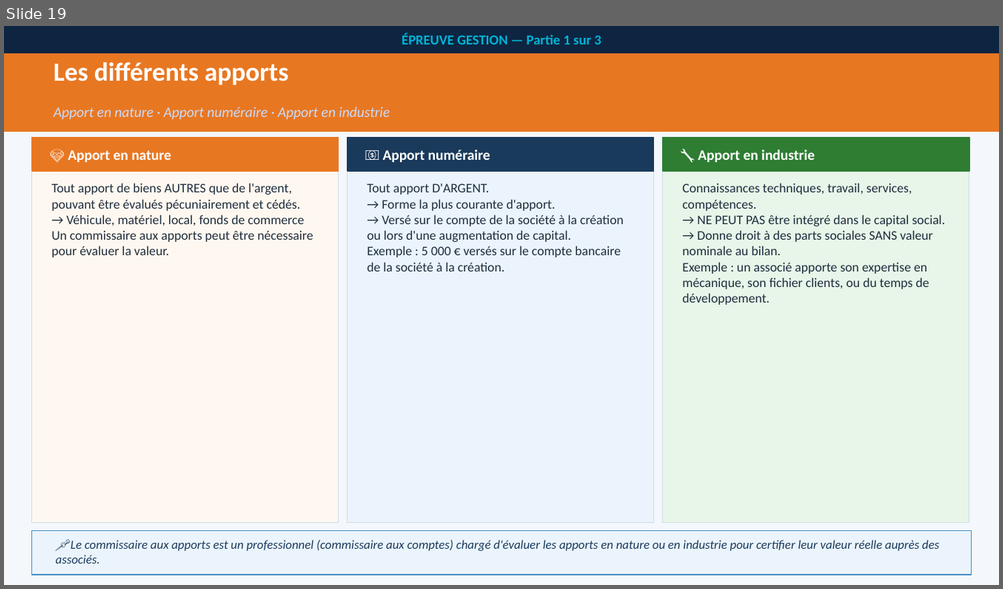
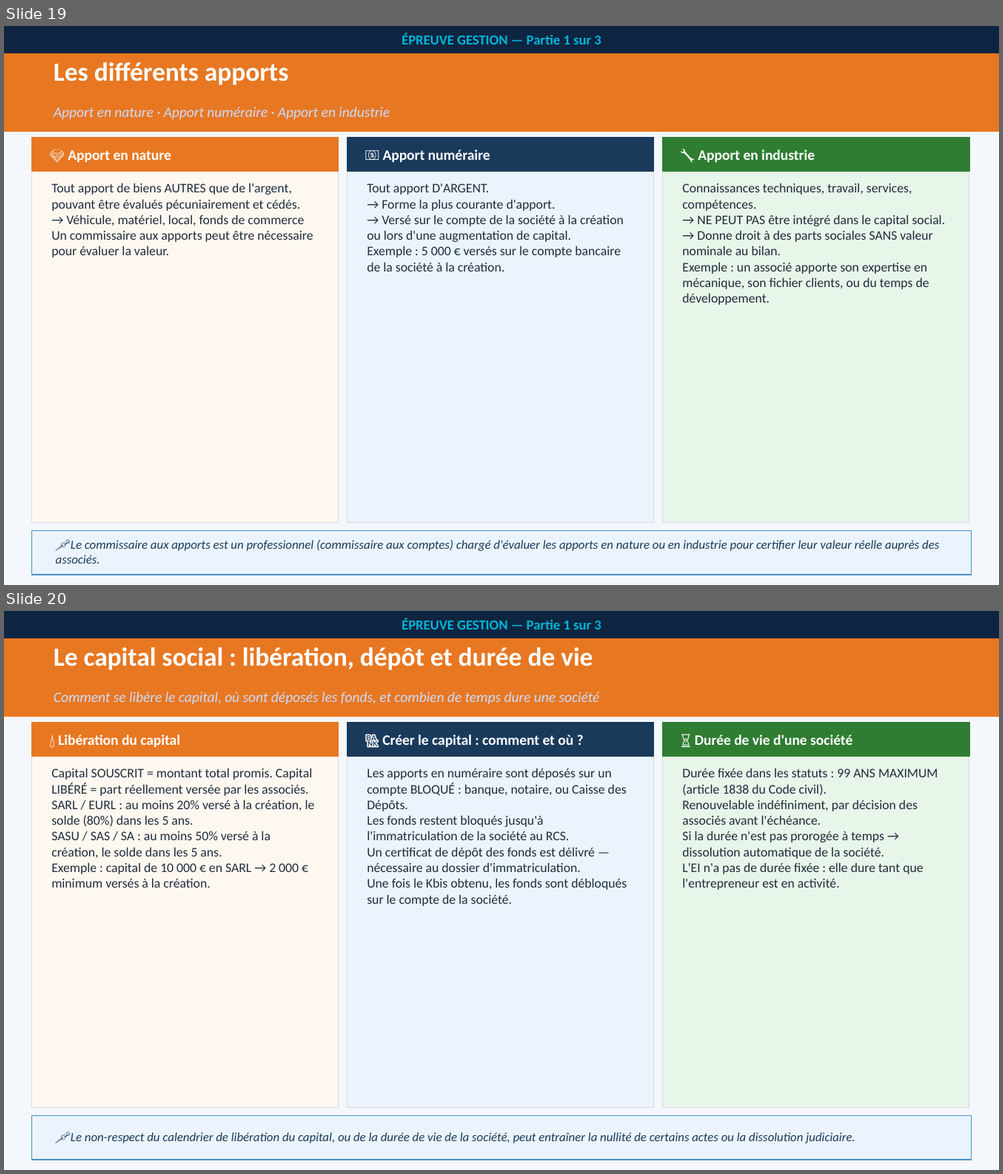
Before and after one commit to nanouf69/insight-learn-manage, a slide deck: public/cours/vtc/B_Gestion_partie_1.pptx. Shown one above the other, each under a label of ours: slide 19 before the commit, slides 19 and 20 after it. The pictures are 1003x589 and 1003x1174 pixels, drawn with LibreOffice and Linux fonts; fonts in the diff are those of the drawing. Boxes give left, top, right and bottom in pixels: in the first picture for what was removed or moved away, otherwise in the second. Text is boxed around its words. In the diff, an @@ line names an element or a change of style, - is before the commit and + after.

```diff
--- a/public/cours/vtc/B_Gestion_partie_1.pptx
+++ b/public/cours/vtc/B_Gestion_partie_1.pptx
@@ slide 20 added at [4,611,999,1170], background #FFFFFF @@
@@ rectangle added at [4,611,999,1170], fill #F4F7FB, outline #F4F7FB 1 pt @@
@@ rectangle added at [4,611,999,716], fill #E87722, outline #E87722 1 pt @@
@@ rectangle added at [4,611,999,639], fill #0D2540, 10 pt, text #00B4D8, bold @@
+ÉPREUVE GESTION — Partie 1 sur 3
@@ text added at [54,647,592,670], 19 pt, text #FFFFFF, bold @@
+Le capital social : libération, dépôt et durée de vie
@@ text added at [54,692,600,704], 10.5 pt, text #CADCFC, italic @@
+Comment se libère le capital, où sont déposés les fonds, et combien de temps dure une société
@@ rectangle added at [32,723,338,1108], fill #FFF8F0, outline #D0DCE8 0.5 pt @@
@@ rectangle added at [32,723,338,756], fill #E87722, outline #E87722 1 pt @@
@@ text added at [58,735,180,747], 10.5 pt, text #FFFFFF, bold @@
+💧 Libération du capital
@@ rectangle added at [347,723,654,1108], fill #EBF4FC, outline #D0DCE8 0.5 pt @@
@@ rectangle added at [347,723,654,756], fill #1A3A5C, outline #1A3A5C 1 pt @@
@@ text added at [382,735,573,747], 10.5 pt, text #FFFFFF, bold @@
+🏦 Créer le capital : comment et où ?
@@ rectangle added at [663,723,969,1108], fill #E8F5E9, outline #D0DCE8 0.5 pt @@
@@ rectangle added at [663,723,969,756], fill #2E7D32, outline #2E7D32 1 pt @@
@@ text added at [694,735,852,745], 10.5 pt, text #FFFFFF, bold @@
+⏳ Durée de vie d'une société
@@ text added at [51,768,315,888], 9.5 pt, text #1E2D3D @@
+Capital SOUSCRIT = montant total promis. Capital LIBÉRÉ = part réellement versée par les associés.
+SARL / EURL : au moins 20% versé à la création, le solde (80%) dans les 5 ans.
+SASU / SAS / SA : au moins 50% versé à la création, le solde dans les 5 ans.
+Exemple : capital de 10 000 € en SARL → 2 000 € minimum versés à la création.
@@ text added at [367,768,626,906], 9.5 pt, text #1E2D3D @@
+Les apports en numéraire sont déposés sur un compte BLOQUÉ : banque, notaire, ou Caisse des Dépôts.
+Les fonds restent bloqués jusqu'à l'immatriculation de la société au RCS.
+Un certificat de dépôt des fonds est délivré — nécessaire au dossier d'immatriculation.
+Une fois le Kbis obtenu, les fonds sont débloqués sur le compte de la société.
@@ text added at [682,768,938,890], 9.5 pt, text #1E2D3D @@
+Durée fixée dans les statuts : 99 ANS MAXIMUM (article 1838 du Code civil).
+Renouvelable indéfiniment, par décision des associés avant l'échéance.
+Si la durée n'est pas prorogée à temps → dissolution automatique de la société.
+L'EI n'a pas de durée fixée : elle dure tant que l'entrepreneur est en activité.
@@ rectangle added at [32,1116,970,1160], fill #EBF4FC, outline #4A90C4 0.8 pt @@
@@ text added at [71,1133,855,1144], 9 pt, text #1A3A5C, italic @@
+📌 Le non-respect du calendrier de libération du capital, ou de la durée de vie de la société, peut entraîner la nullité de certains actes ou la dissolution judiciaire.
@@ text added at [294,1159,649,1161], 7.5 pt, text #9AAABB @@
+FTRANSPORT - SERVICES PRO • Formation certifiée Qualiopi • Éligible CPF • Lyon
```
Also in this commit, not shown: 1 slide changed.
